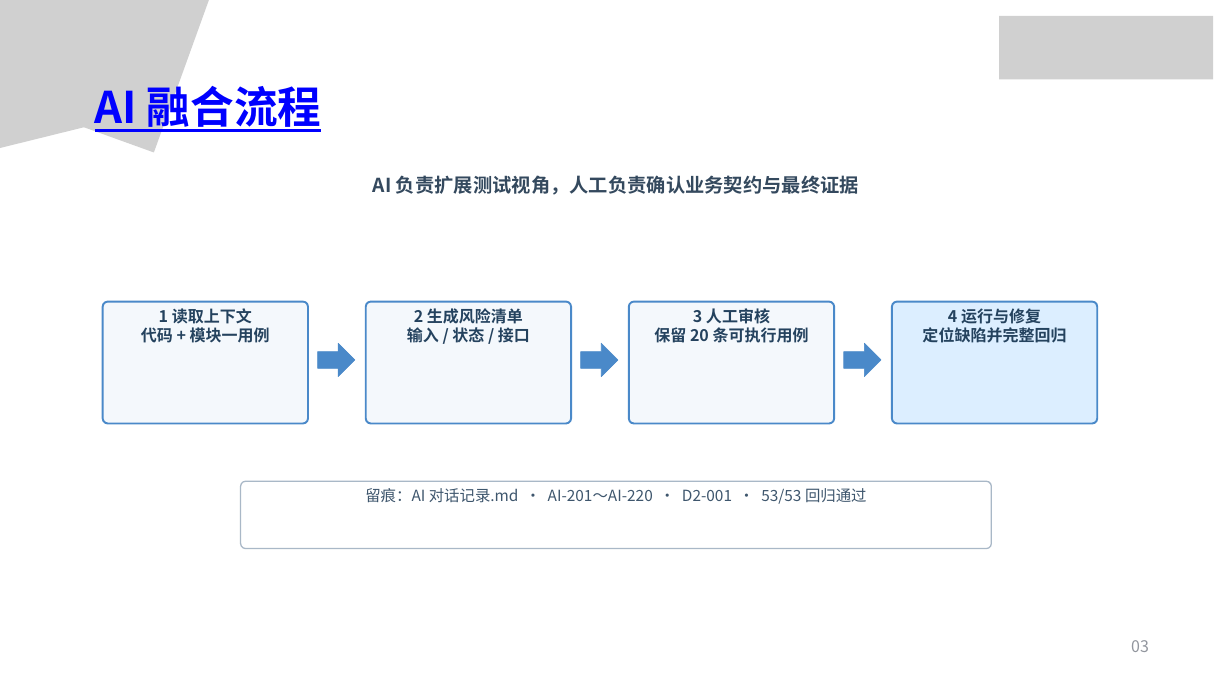
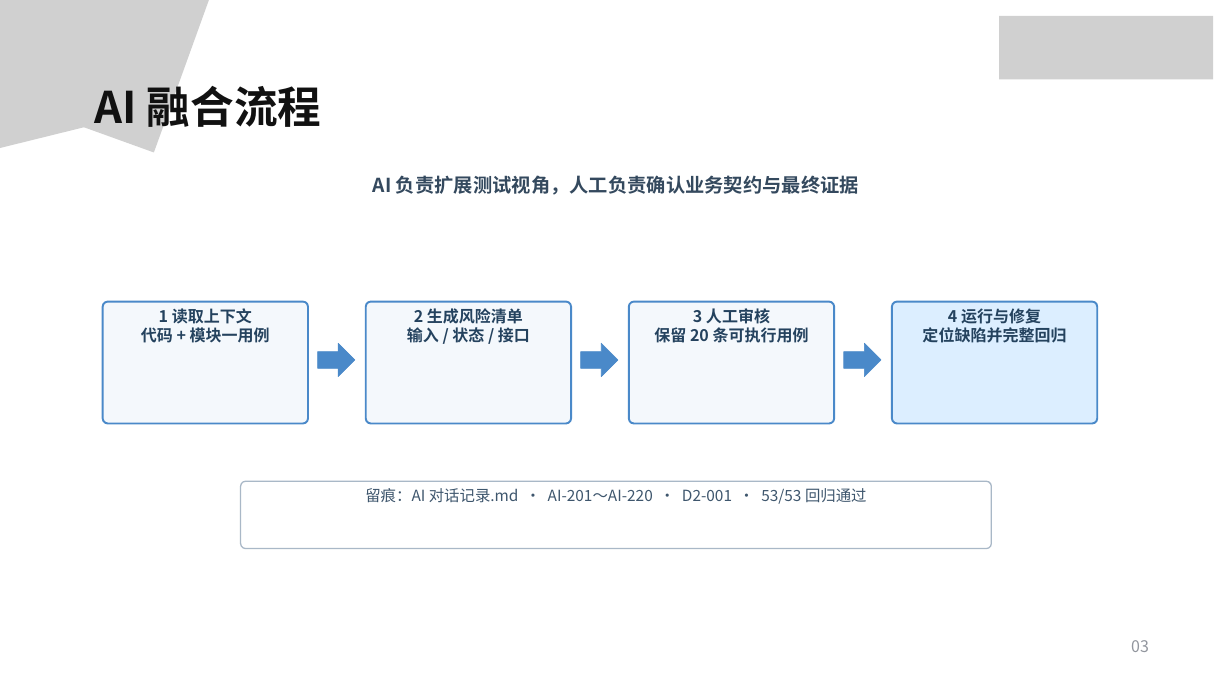
Before and after one commit to jacob02113/ST-QA, a slide deck: slide 3 of docs/module2/测试汇报_模块二.pptx. Drawn at 1232x693 pixels with LibreOffice and Linux fonts; fonts in the diff are those of the drawing; grey boxes stand for pictures; background and template pictures are left out. Boxes give left, top, right and bottom in pixels: in the first picture for what was removed or moved away, otherwise in the second. Text is boxed around its words. In the diff, an @@ line names an element or a change of style, - is before the commit and + after.

```diff
--- a/docs/module2/测试汇报_模块二.pptx
+++ b/docs/module2/测试汇报_模块二.pptx
@@ text "AI 融合流程" at (x1=95, y1=79, x2=322, y2=134): text colour #0000FF to #111111, underline off @@
```
Also in this commit, not shown: 2 other slides changed.
